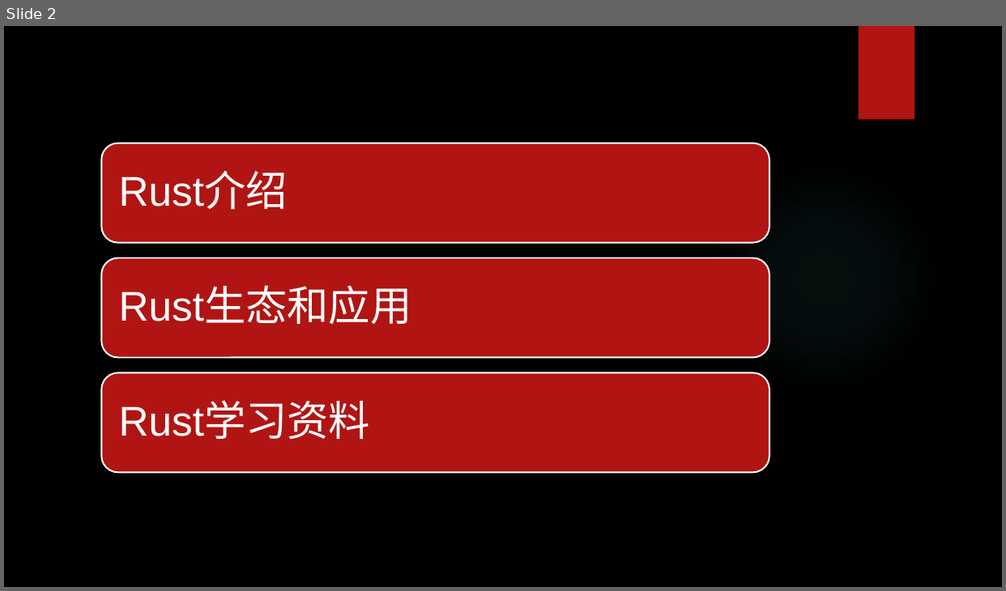
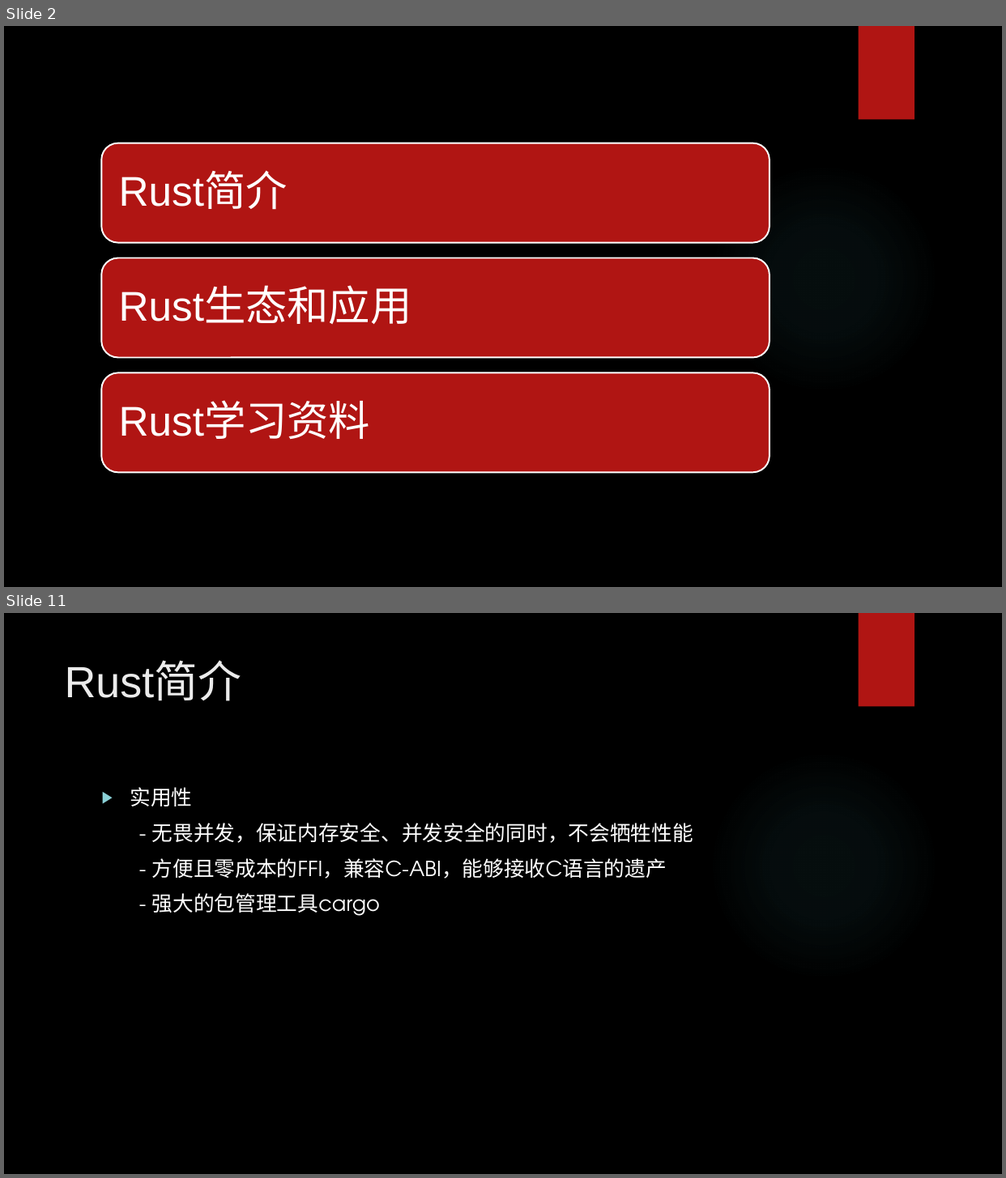
Before and after one commit to hengli-coder/rust_learning, a slide deck: Rust调研.pptx. Shown one above the other, each under a label of ours: slide 2 before the commit, slides 2 and 11 after it; the slides between them are not shown. The pictures are 1006x591 and 1006x1178 pixels, drawn with LibreOffice and Linux fonts; fonts in the diff are those of the drawing; background and template pictures are left out. Boxes give left, top, right and bottom in pixels: in the first picture for what was removed or moved away, otherwise in the second. Text is boxed around its words. In the diff, an @@ line names an element or a change of style, - is before the commit and + after.

```diff
--- a/Rust调研.pptx
+++ b/Rust调研.pptx
@@ slide 11 added at [4, 613, 1002, 1174], background picture (left out); not listed: 2 template elements that a slide beside it also shows @@
@@ title added at [65, 663, 242, 701], 42 pt, text #EBEBEB @@
+Rust简介
@@ text added at [130, 787, 693, 916], 20 pt, text #FFFFFF @@
+▶ 实用性
+- 无畏并发，保证内存安全、并发安全的同时，不会牺牲性能
+- 方便且零成本的FFI，兼容C-ABI，能够接收C语言的遗产
+- 强大的包管理工具cargo
@@ slide 2 changed as well @@
@@ text at [119, 173, 288, 210]: text changed @@
-Rust介绍
+Rust简介
```
Also in this commit, not shown: 1 other slide changed, 11 other slides added, 1 slide removed.
